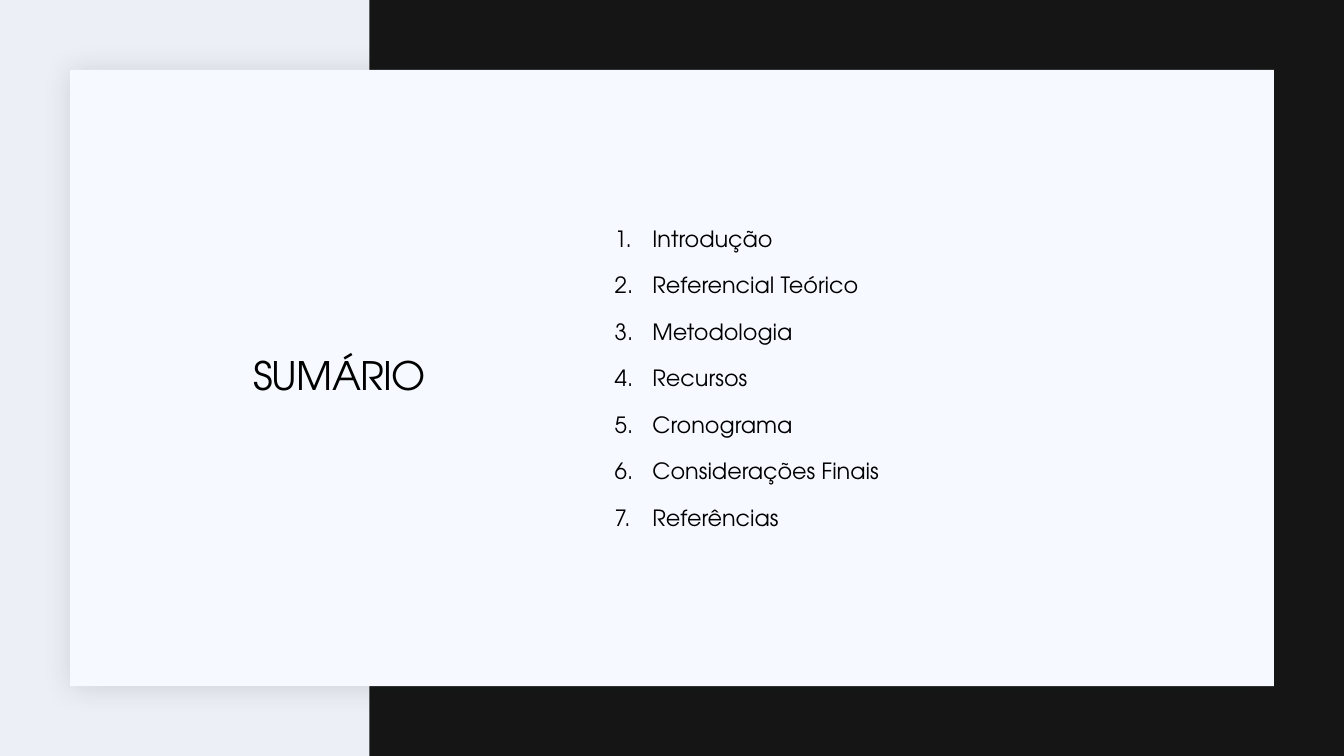
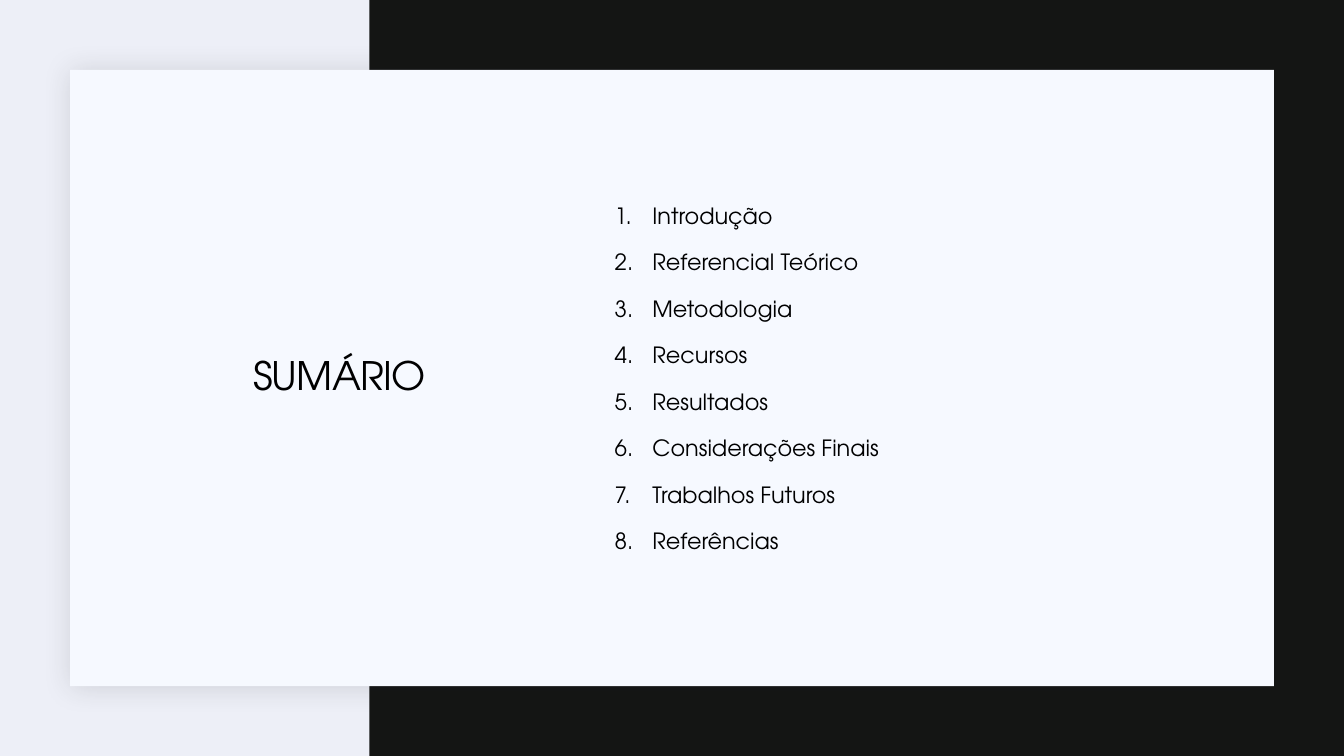
Before and after one commit to JoaoGNT/DDoS_Detection, a slide deck: slide 2 of Apresentação.pptx. Drawn at 1344x756 pixels with LibreOffice and Linux fonts; fonts in the diff are those of the drawing. Boxes give left, top, right and bottom in pixels: in the first picture for what was removed or moved away, otherwise in the second. Text is boxed around its words. In the diff, an @@ line names an element or a change of style, - is before the commit and + after.

```diff
--- a/Apresentação.pptx
+++ b/Apresentação.pptx
@@ text at (652,393,768,411): text changed @@
-5. Cronograma
+5. Resultados
@@ text at (652,486,835,504): paragraph added @@
+7. Trabalhos Futuros
```
Also in this commit, not shown: 5 other slides changed, 11 slides added, 2 slides removed, 6 other files.
